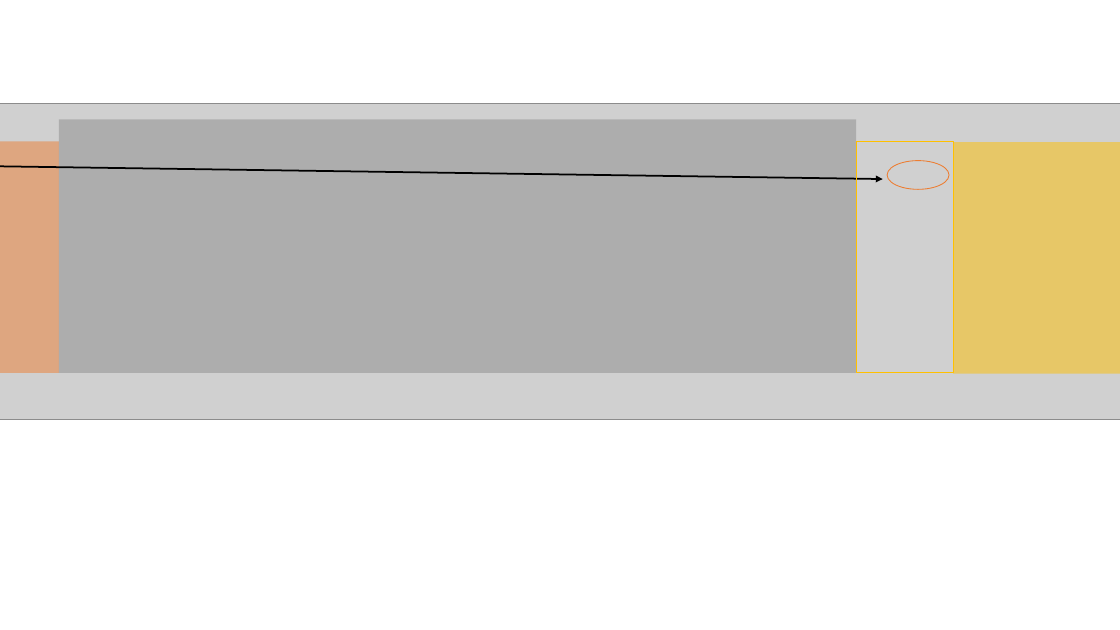
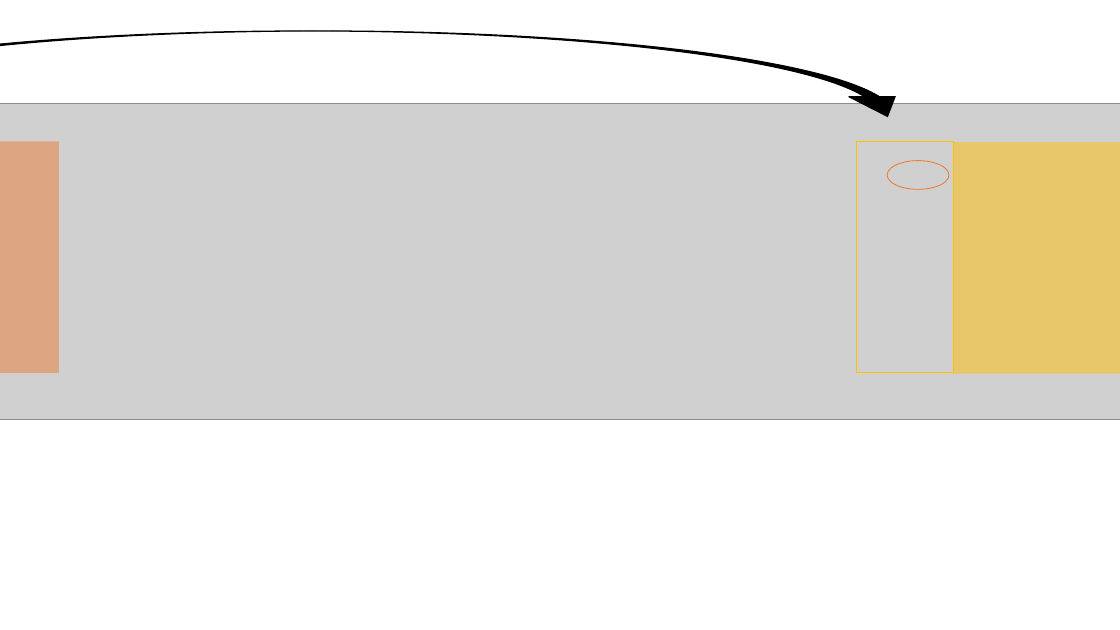
Before and after one commit to sastutorials/sastutorials.github.io, a slide deck: slide 9 of screenshots/imgs.pptx. Drawn at 1120x630 pixels with LibreOffice and Linux fonts; fonts in the diff are those of the drawing; grey boxes stand for pictures. Boxes give left, top, right and bottom in pixels: in the first picture for what was removed or moved away, otherwise in the second. Text is boxed around its words. In the diff, an @@ line names an element or a change of style, - is before the commit and + after.

```diff
--- a/screenshots/imgs.pptx
+++ b/screenshots/imgs.pptx
@@ curved down arrow added at [0, 31, 912, 117], fill #000000, outline #000000 1 pt @@
@@ rectangle removed at [59, 119, 856, 373] @@
@@ arrow removed from (0, 164) to (883, 179) @@
```
Also in this commit, not shown: 1 other slide changed, 2 other files.
